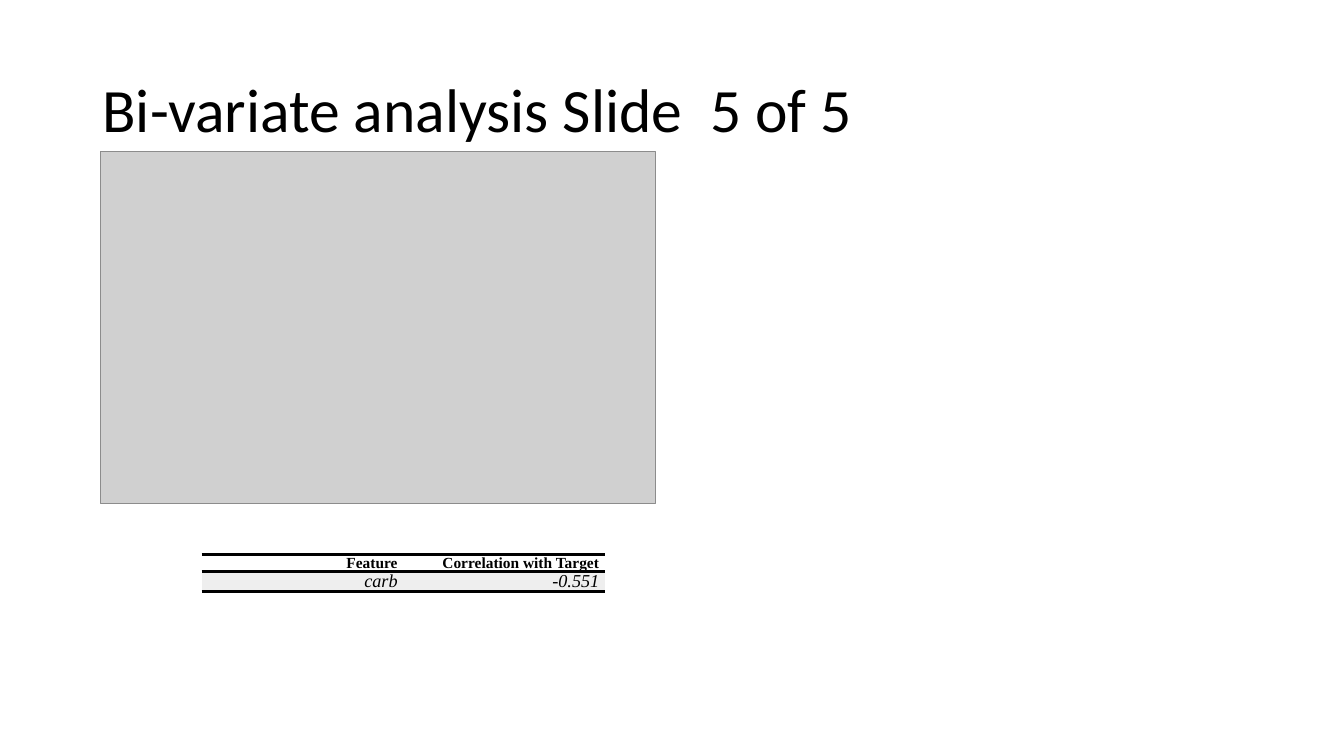
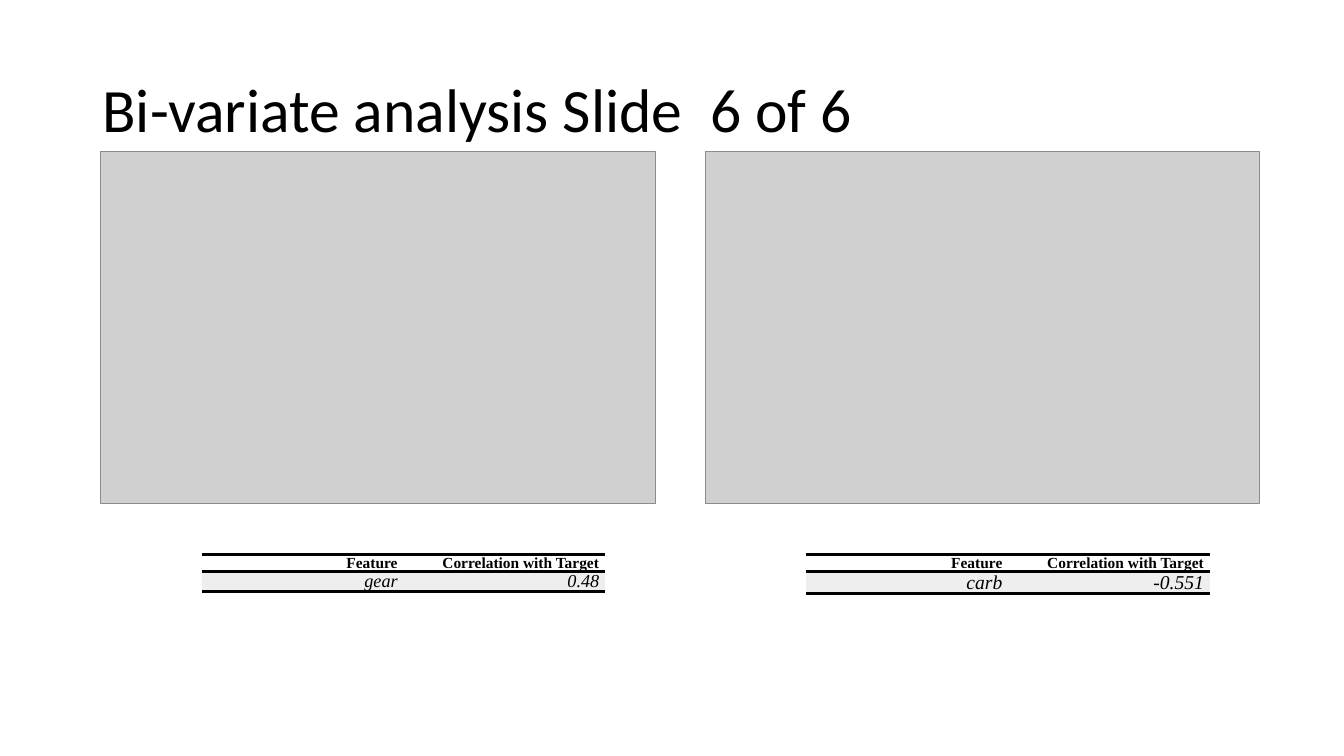
Before and after one commit to chris-billingham/R_code, a slide deck: slide 15 of Shinydashboard/titanic_exp_report.pptx (slide 13 before the commit). Drawn at 1344x756 pixels with LibreOffice and Linux fonts; fonts in the diff are those of the drawing; grey boxes stand for pictures. Boxes give left, top, right and bottom in pixels: in the first picture for what was removed or moved away, otherwise in the second. Text is boxed around its words. In the diff, an @@ line names an element or a change of style, - is before the commit and + after.

```diff
--- a/Shinydashboard/titanic_exp_report.pptx
+++ b/Shinydashboard/titanic_exp_report.pptx
@@ title at [102, 89, 851, 142]: text changed @@
-Bi-variate analysis Slide 5 of 5
+Bi-variate analysis Slide 6 of 6
@@ picture added at [706, 151, 1260, 504] @@
@@ table at [202, 555, 605, 756] @@
-row 2, column 1: carb
+row 2, column 1: gear
-row 2, column 2: -0.551
+row 2, column 2: 0.48
@@ table added at [807, 555, 1210, 756], 2 rows, 2 columns @@
+Feature | Correlation with Target
+carb | -0.551
```
Also in this commit, not shown: 9 other slides changed, 2 slides added, 5 other files.
